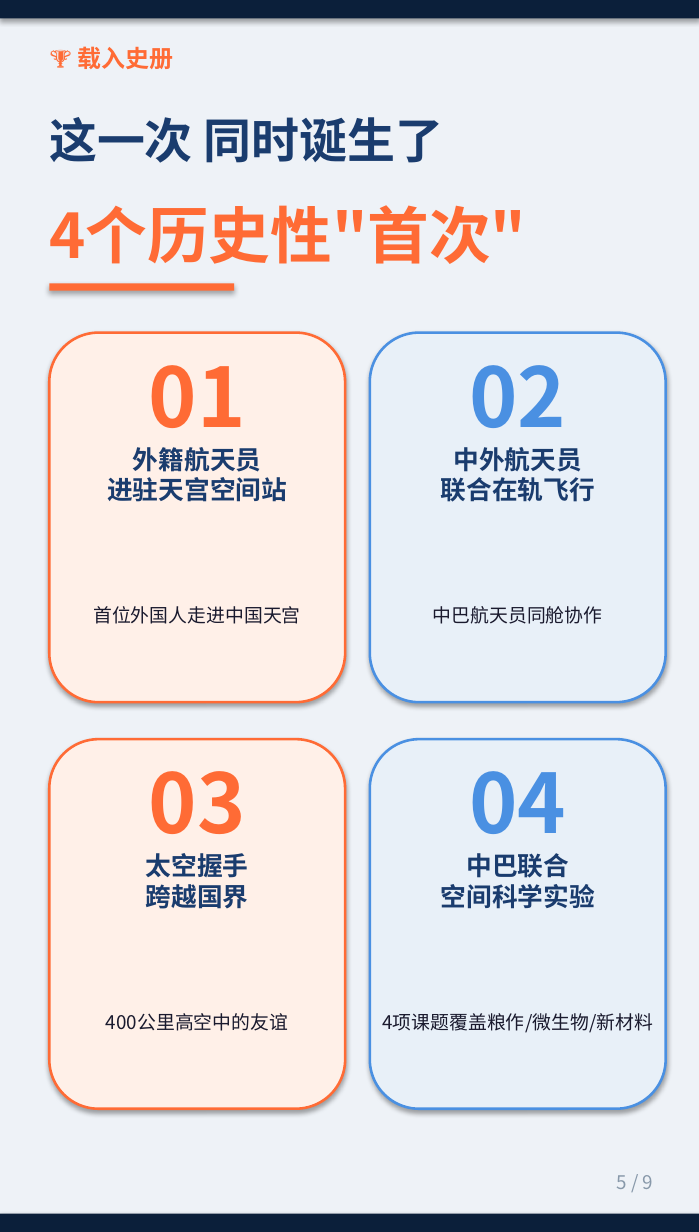
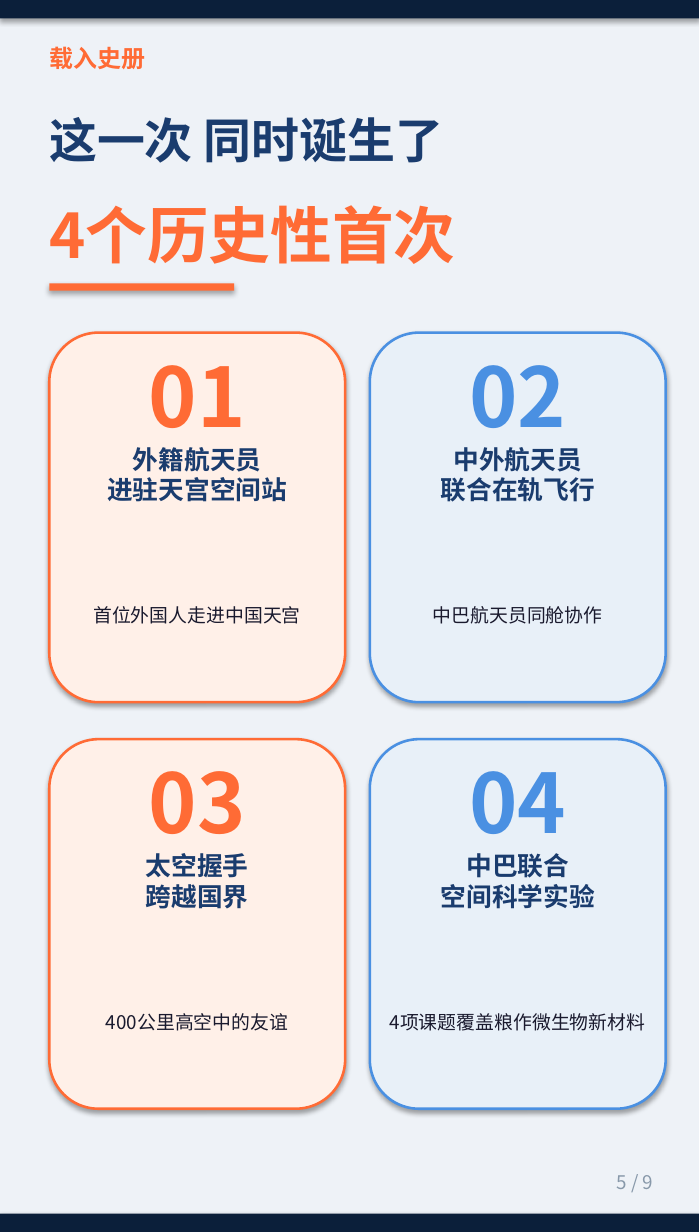
Before and after one commit to mateyes/test, a slide deck: slide 5 of 0zhou/百家号/20261125/神舟24_历史性的早晨.pptx. Drawn at 699x1232 pixels with LibreOffice and Linux fonts; fonts in the diff are those of the drawing. Boxes give left, top, right and bottom in pixels: in the first picture for what was removed or moved away, otherwise in the second. Text is boxed around its words. In the diff, an @@ line names an element or a change of style, - is before the commit and + after.

```diff
--- a/0zhou/百家号/20261125/神舟24_历史性的早晨.pptx
+++ b/0zhou/百家号/20261125/神舟24_历史性的早晨.pptx
@@ text at (x1=49, y1=46, x2=145, y2=69): text changed @@
-🏆 载入史册
+载入史册
@@ text at (x1=49, y1=205, x2=455, y2=264): text changed @@
-4个历史性"首次"
+4个历史性首次
@@ text at (x1=390, y1=1013, x2=646, y2=1031): text changed @@
-4项课题覆盖粮作/微生物/新材料
+4项课题覆盖粮作微生物新材料
```
Also in this commit, not shown: 8 other slides changed, 19 other files.
